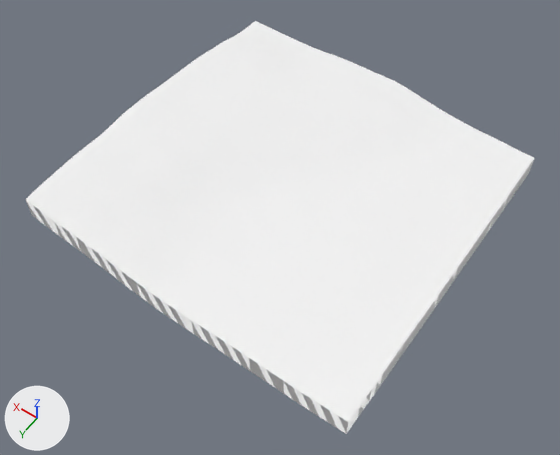
Two versions of the glTF model public/tiles/3/0_0.glb, one commit apart.
Rendered twice from a 50 mm camera at (-608.0, 1384.0, 3325.0) aimed at (963.0, -815.0, -131.0). The lights are fixed; the arrows at lower left show +X, +Y and +Z. The picture after the commit comes second. Where no turn or scale is listed for an object, it has been applied to the vertices.

The first picture shows 't3_0_0'.
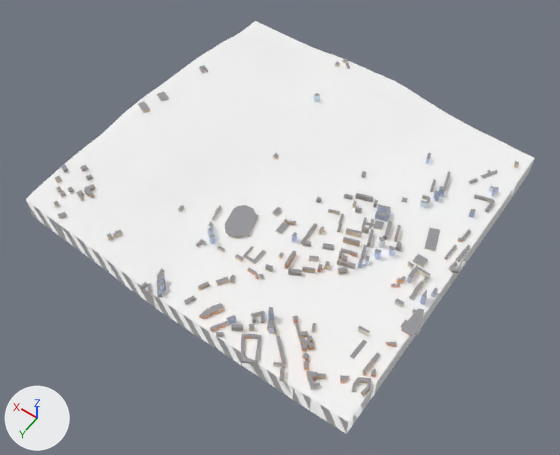
Where the newer file only moved an object's origin or applied its transform, the numbers keep the older frame.

What differs and where, as boxes [x1, y1, x2, y2] in the pictures (560 x 455 px):
part 1 of me_t3_0_0, added: after [54, 153, 519, 396]
part 2 of me_t3_0_0, added: after [138, 65, 208, 113]
part 3 of me_t3_0_0, added: after [335, 58, 350, 69]
part 4 of me_t3_0_0, added: after [314, 93, 320, 102]

What changed in the scene script:
```text
Add mat_far_building:
    mat_far_building = bpy.data.materials.new('far_building')
    mat_far_building.use_nodes = True; mat_far_building.node_tree.nodes.clear()
    _N = mat_far_building.node_tree.nodes; _L = mat_far_building.node_tree.links
    n0 = _N.new('ShaderNodeBsdfPrincipled'); n0.name = 'Principled BSDF'
    n0.inputs[1].default_value = 1.0  # 'Metallic'
    n0.inputs[2].default_value = 1.0  # 'Roughness'
    n1 = _N.new('ShaderNodeOutputMaterial'); n1.name = 'Material Output'
    n2 = _N.new('ShaderNodeVertexColor'); n2.name = 'Color Attribute'
    _L.new(n0.outputs[0], n1.inputs[0])  # 'BSDF' to 'Surface'
    _L.new(n2.outputs[0], n0.inputs[0])  # 'Color' to 'Base Color'
Change me_t3_0_0:
    used by ob_t3_0_0; location = (1024.0, -1024.0, 5.0)
    remove me_t3_0_0.from_pydata(...)  # 1841 vertices, 3520 faces; spans x -1024.0..1024.0, y -1024.0..1024.0, z -175.0..175.0
    add me_t3_0_0.from_pydata(...)  # 3608 vertices, 5905 faces; spans x -1056.0..1024.0, y -1024.0..1067.0, z -175.0..183.0
    me_t3_0_0 part 1: 1695 vertices added at x -1056.0..1019.0, y -910.0..1067.0, z -38.0..183.0
    me_t3_0_0 part 2: 32 vertices added at x 889.0..1008.0, y -380.0..176.0, z 127.0..179.0
    me_t3_0_0 part 3: 24 vertices added at x 228.0..320.0, y -1009.0..-920.0, z 60.0..86.0
    me_t3_0_0 part 4: 8 vertices added at x 218.0..244.0, y -595.0..-569.0, z 76.0..122.0
    other edits to the shape of me_t3_0_0 do not show in these pictures
    add me_t3_0_0.materials.append(mat_far_building)
```
